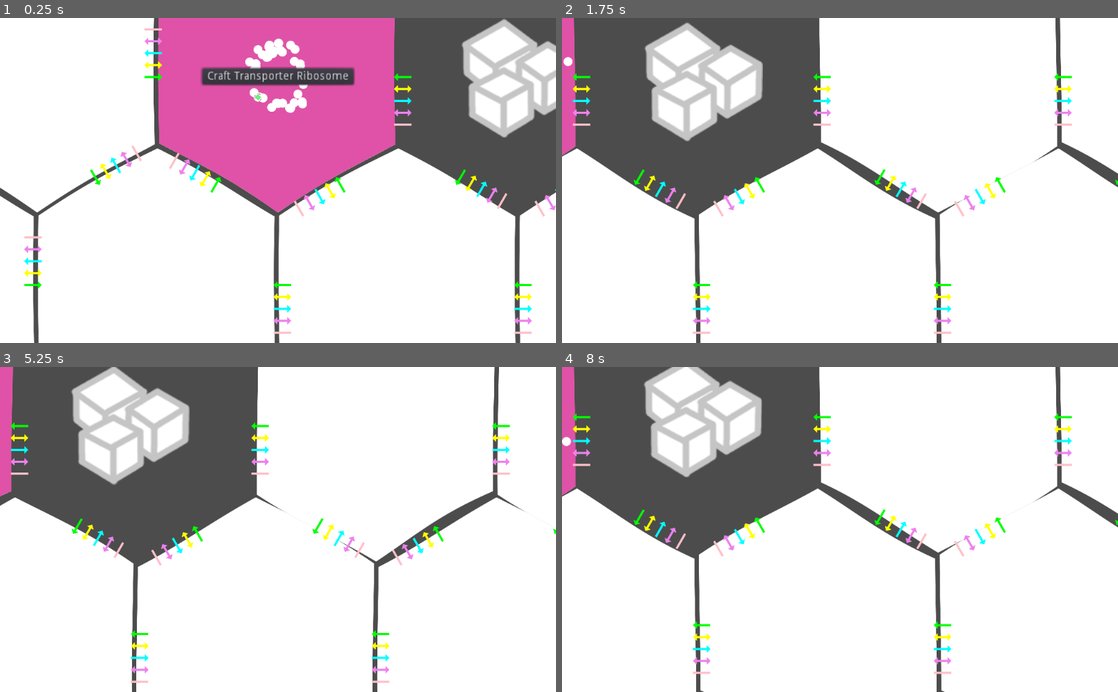
Above: before the commit, frames 1-4 (two rows, left to right).
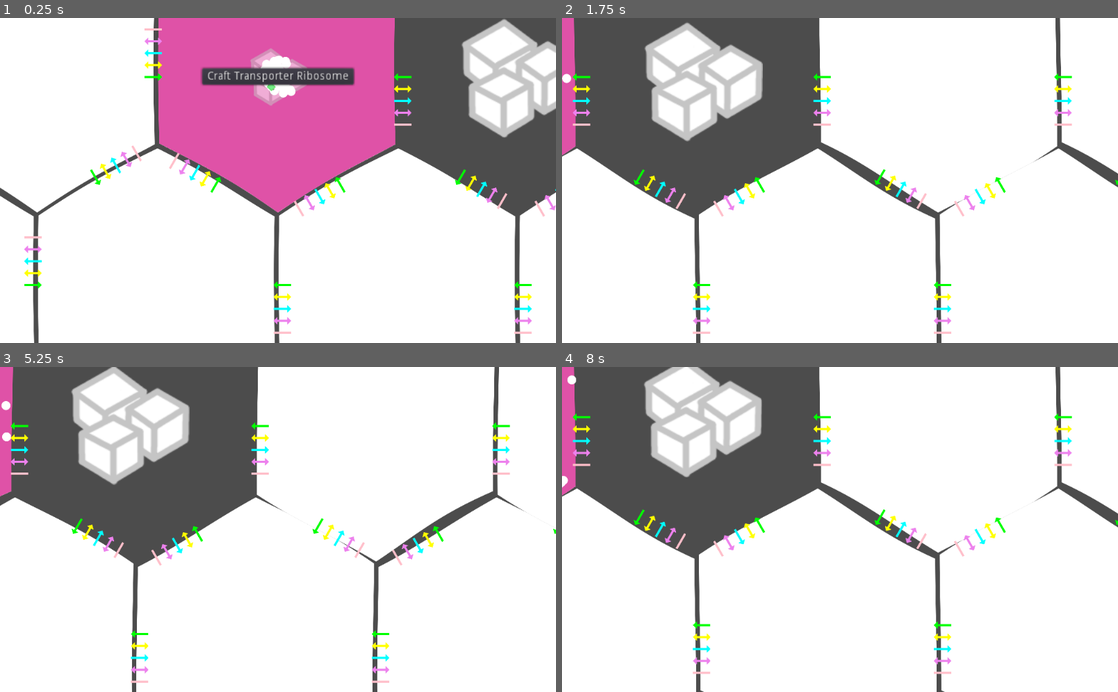
Above: after the commit, the same moments.

Repository: tobyp/hackathon2020
Game: Godot game, scene res://main.tscn
Two runs of this game, one before a commit and one after it. Both use one fixed random seed, a clock stepped at 60 frames per second and the inputs below.
Inputs (mouse positions are in pixels of both pictures, inside the frame that each line leads up to):
- Up to frame 1 (0.25 s): no input
- Up to frame 2 (1.75 s): tap Enter at 0.5 s; move the mouse to (962, 164) at 0.52 s; hold D 0.53-1.25 s; click (962, 164) at 0.67 s; drag from (728, 196) to (812, 245) at 1.27 s
- Up to frame 3 (5.25 s): click (16, 425) at 2.02 s; move the mouse to (333, 458) at 2.77 s; hold D 2.78-3.5 s; drag from (250, 594) to (111, 480) at 3.52 s; move the mouse to (444, 578) at 4.27 s; hold A 4.28-5 s; drag from (111, 480) to (194, 448) at 5.02 s
- Up to frame 4 (8 s): move the mouse to (867, 529) at 5.77 s; hold S 5.78-6.5 s; click (867, 529) at 5.92 s; drag from (756, 448) to (728, 545) at 6.52 s; move the mouse to (962, 513) at 7.27 s; hold W from 7.28 s (still down)

The runs differ from the first frame. In frame 1, 1.3% of the frame differs, in the area x 44-56%, y 6-30%; in frame 2, less than 0.1%; in frame 3, less than 0.1%; in frame 4, 0.1%.

Commit message:
Sugar feeding fixes

Diff:
--- a/cells/cell.gd
+++ b/cells/cell.gd
@@ -98,11 +98,8 @@
 func simulate(delta):
 	if type == Globals.CellType.NORMAL:
 		_process_poison_recovery(delta)
-		_process_pressure(delta)
 		_process_sugar_usage(delta)
-	else:
-		# TODO?
-		pass
+	_process_pressure(delta)
 	_process_recipes(delta)
 	_display_debug()
 
@@ -117,7 +114,7 @@
 
 static func _random_velocity() -> Vector2:
 	var phi = Rules.rng.randf_range(0, 2*PI)
-	var dist = Rules.rng.randf_range(350, 500)
+	var dist = Rules.rng.randf_range(100, 250)
 	return Vector2(dist * cos(phi), dist * sin(phi));
 
 ### UTILTIY/PRIVATE
@@ -215,7 +212,11 @@
 	dest.emit_signal("particle_count_changed", type, dst_old_count, dst_new_count)
 	if self.type == Globals.CellType.NORMAL:
 		_free_particle_nodes(self._take_particle_nodes(type, recv_result[1]))
-		dest._put_particle_nodes(self._take_particle_nodes(type, recv_result[0]))
+		if dest.type == Globals.CellType.NORMAL:
+			dest._put_particle_nodes(self._take_particle_nodes(type, recv_result[0]))
+	else:
+		if dest.type == Globals.CellType.NORMAL:
+			dest._put_particle_nodes(_create_particle_nodes(type, recv_result[0]))
 
 ### OVERRIDES
 func _ready():
@@ -267,6 +268,9 @@
 	var sugar_required = 0
 	for t in self.particle_counts:
 		sugar_required += self.particle_counts[t] * Rules.sugar_requirement(t) * delta
+	if sugar_required == 0:
+		_enable_sugar_warning(false)
+		return
 	var sugar_used = int(sugar_required)
 	# For fractional sugars, use probability
 	if sugar_required - float(sugar_used) > Rules.rng.randf():
@@ -289,7 +293,7 @@
 			# Change type instead
 			var new_t_count = old_t_count - removing
 			particle_counts[t] = new_t_count
-			emit_signal("particle_count_changed", type, old_t_count, new_t_count)
+			emit_signal("particle_count_changed", t, old_t_count, new_t_count)
 			var old_transporter_count = particle_counts[Globals.ParticleType.PROTEIN_TRANSPORTER]
 			var new_transporter_count = old_transporter_count + removing
 			emit_signal("particle_count_changed", Globals.ParticleType.PROTEIN_TRANSPORTER, old_transporter_count, new_transporter_count)
@@ -300,14 +304,17 @@
 				if c is CellParticle and c.type == t:
 					c.type = Globals.ParticleType.PROTEIN_TRANSPORTER
 					removing -= 1
-			assert(removing == 0, "Did not find particles to change")
+			if removing != 0:
+				print("Changed t from ", old_t_count, " to ", new_t_count, " and transporter from ", old_transporter_count, " to ", new_transporter_count)
+				assert(removing == 0, "Did not find particles to change")
 		else:
 			remove_particles(t, removing)
-
-	if $WarningAnimationSprite.visible != notEnoughSugar:
-		print("Change ", $WarningAnimationSprite, " Current cell ", self, " ", notEnoughSugar)
-		$WarningAnimationSprite.visible = notEnoughSugar
-		if notEnoughSugar:
+	_enable_sugar_warning(notEnoughSugar)
+
+func _enable_sugar_warning(enable: bool):
+	if $WarningAnimationSprite.visible != enable:
+		$WarningAnimationSprite.visible = enable
+		if enable:
 			$WarningAnimationPlayer.play("Warning")
 		else:
 			$WarningAnimationPlayer.stop()
--- a/cells/cell_particle.gd
+++ b/cells/cell_particle.gd
@@ -35,6 +35,9 @@
 func _set_type(type_: int):
 	type = type_
 	var image_name = "white_prot"
+	scale = Vector2(1, 1)
+	$InnerSprite.scale = Vector2(1, 1)
+
 	match type:
 		Globals.ParticleType.PROTEIN_TRANSPORTER:
 			image_name = "transporter"
@@ -58,6 +61,7 @@
 			image_name = "pink_amino"
 		Globals.ParticleType.SUGAR:
 			image_name = "sugar"
+			$InnerSprite.scale = Vector2(0.2, 0.2)
 		Globals.ParticleType.RIBOSOME_TRANSPORTER:
 			image_name = "green_ribosome"
 		Globals.ParticleType.RIBOSOME_ALCOHOL:
